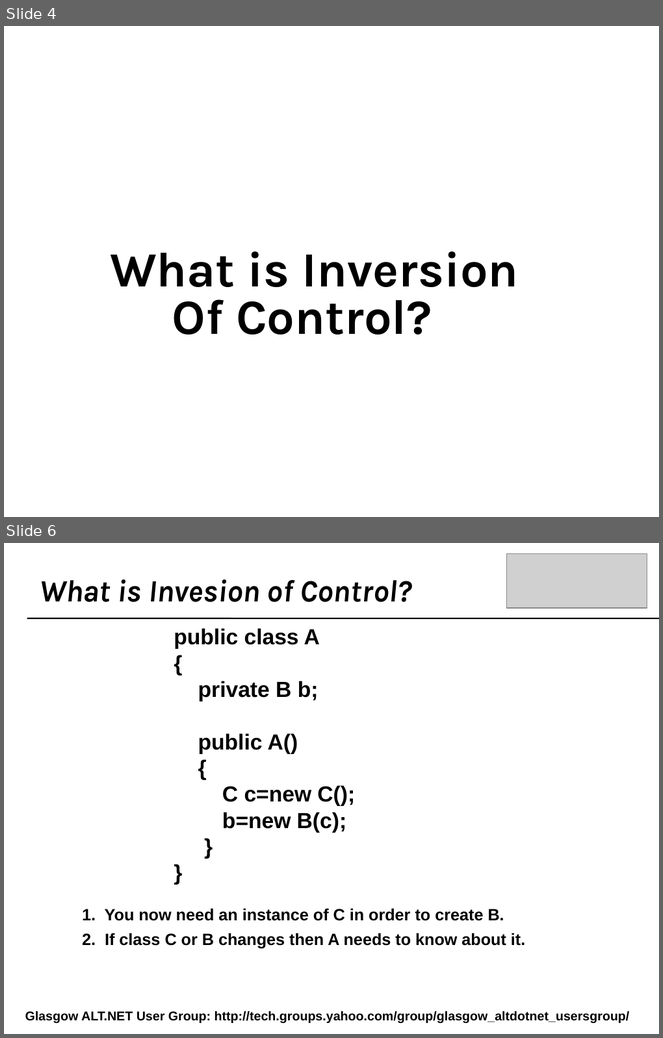
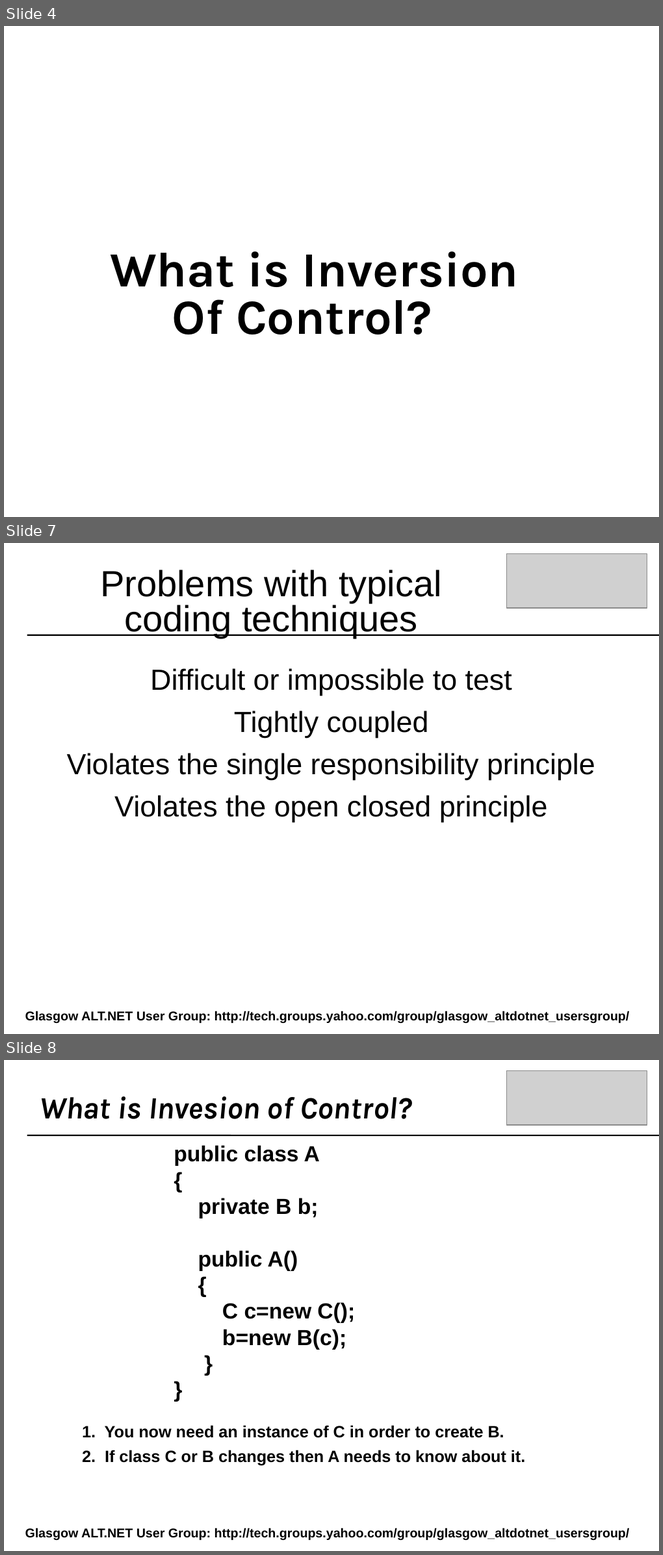
Before and after one commit to craignicol/scotaltdotnet, a slide deck: belfast/IOC-TDD-And Testability.ppt. Shown one above the other, each under a label of ours: slides 4 and 6 before the commit, slides 4, 7 and 8 after it; the slides between them are not shown. The pictures are 663x1038 and 663x1555 pixels, drawn with LibreOffice and Linux fonts; fonts in the diff are those of the drawing; grey boxes stand for pictures; background and template pictures are left out. Boxes give left, top, right and bottom in pixels: in the first picture for what was removed or moved away, otherwise in the second. Text is boxed around its words. In the diff, an @@ line names an element or a change of style, - is before the commit and + after.

```diff
--- a/belfast/IOC-TDD-And Testability.ppt
+++ b/belfast/IOC-TDD-And Testability.ppt
@@ slide 7 added at [4, 543, 659, 1034], background picture (left out) @@
@@ picture added at [507, 554, 648, 608] @@
@@ text added at [100, 570, 442, 638], 40 pt, text #000000 @@
+Problems with typical coding techniques
@@ line added from (27, 635) to (659, 635), #000000 1.5 pt @@
@@ text added at [67, 668, 596, 823], 32 pt, text #000000 @@
+Difficult or impossible to test
+Tightly coupled
+Violates the single responsibility principle
+Violates the open closed principle
@@ text added at [25, 1011, 630, 1023], 14 pt, text #000000, bold @@
+Glasgow ALT.NET User Group: http://tech.groups.yahoo.com/group/glasgow_altdotnet_usersgroup/
@@ what was slide 6 is now slide 8 @@
```
Also in this commit, not shown: 2 slides changed, 3 other slides added.
